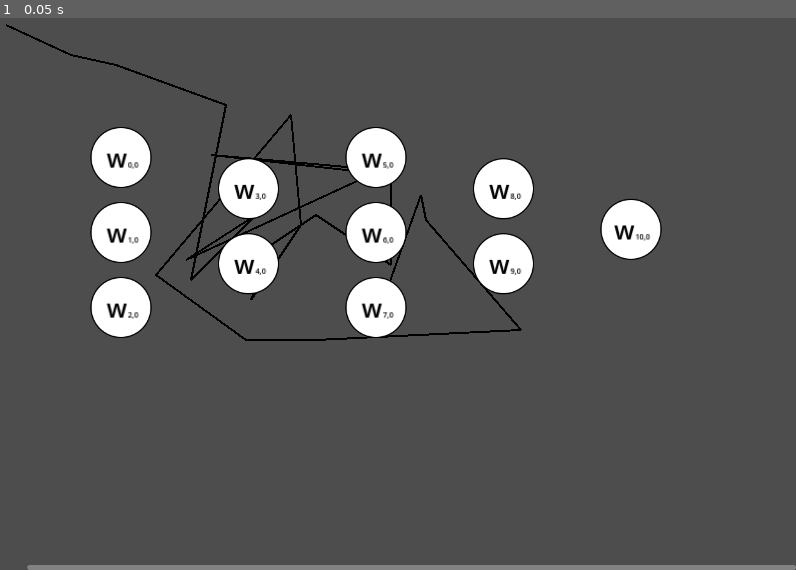
Above: before the commit, frame 1.
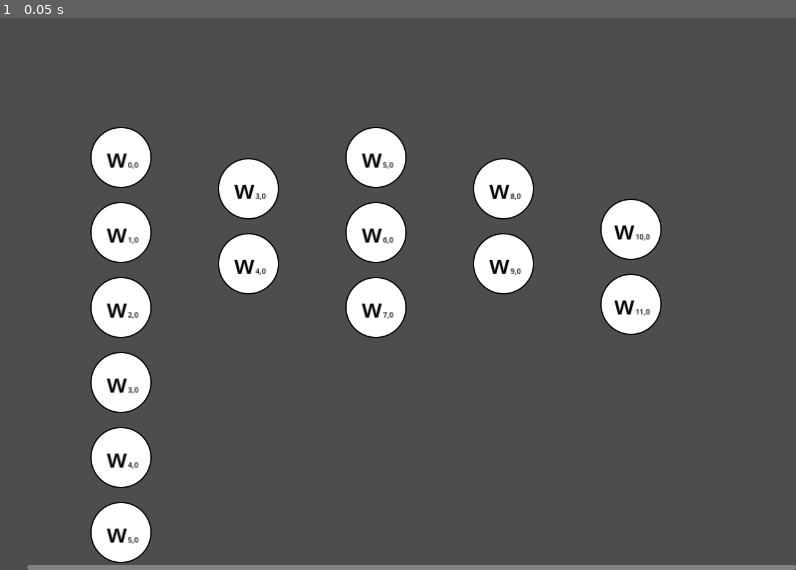
Above: after the commit, the same moment.

Repository: ShiroTsuma-github/GODOT_CONCEPT
Game: Godot game, scene res://src/node_2d.tscn
Two runs of this game, one before a commit and one after it. Both use one fixed random seed, a clock stepped at 60 frames per second and the inputs below.
Inputs:
- Up to frame 1 (0.05 s): no input

The runs differ from the first frame. In frame 1, 3.5% of the frame differs, in the area x 0-84%, y 1-99%.

Commit message:
Added Editor control to see changes

Diff:
--- a/src/Scenes/Perceptron.tscn
+++ b/src/Scenes/Perceptron.tscn
@@ -18,6 +18,7 @@
 texture = ExtResource("1_ojfca")
 script = ExtResource("2_m66v4")
 display_weight = true
+weight = 4.0
 metadata/_edit_lock_ = true
 
 [node name="Area2D" type="Area2D" parent="."]
--- a/src/Scripts/Layer/PerceptronNumbering.gd
+++ b/src/Scripts/Layer/PerceptronNumbering.gd
@@ -1,9 +1,20 @@
+@tool
 extends MarginContainer
 
+@onready var layer = get_child(0)
+
 @export var start_index: int = 0
-@export var base_children_count: int = 0
-@onready var layer = get_child(0)
+@export var base_children_count: int = 0 :
+	get:
+		return base_children_count
+	set(value):
+		base_children_count = value
+		if Engine.is_editor_hint():
+			var layer = get_child(0)
+			recalc_perceptron_count()
+
 var base_perceptron = load("res://src/Scenes/Perceptron.tscn")
+var added_count: int = 0
 
 # Called when the node enters the scene tree for the first time.
 func _ready():
@@ -26,3 +37,16 @@
 	new_perceptron.position_index = start_index + layer.get_child_count()
 	new_perceptron.display_weight = false
 	layer.add_child(new_perceptron)
+
+func recalc_perceptron_count():
+	var diff = base_children_count + added_count - layer.get_child_count()
+	for _i in range(diff):
+		add_perceptron()
+
+	if diff < 0:
+		diff = -diff
+		var children = layer.get_children()
+		children.reverse()
+		for _i in range(diff):
+			# layer.remove_child(children[0])
+			children[0].queue_free()
--- a/src/node_2d.tscn
+++ b/src/node_2d.tscn
@@ -1,11 +1,7 @@
-[gd_scene load_steps=4 format=3 uid="uid://bghuicsgtoey6"]
+[gd_scene load_steps=3 format=3 uid="uid://bghuicsgtoey6"]
 
 [ext_resource type="Script" path="res://src/place_perceptrons.gd" id="1_mjmoc"]
 [ext_resource type="PackedScene" uid="uid://bpatolwa2i45n" path="res://src/Scenes/Layer.tscn" id="2_qijxd"]
-
-[sub_resource type="Curve" id="Curve_7lybv"]
-_data = [Vector2(0.475728, 0.315789), 0.0, 0.0, 0, 0]
-point_count = 1
 
 [node name="MainScene" type="Node2D"]
 script = ExtResource("1_mjmoc")
@@ -27,7 +23,7 @@
 [node name="Layer" parent="MarginContainer/ScrollContainer/HBoxContainer" instance=ExtResource("2_qijxd")]
 layout_mode = 2
 start_index = 0
-base_children_count = 3
+base_children_count = 11
 
 [node name="Layer2" parent="MarginContainer/ScrollContainer/HBoxContainer" instance=ExtResource("2_qijxd")]
 layout_mode = 2
@@ -50,10 +46,4 @@
 layout_mode = 2
 theme_override_constants/margin_top = 165
 start_index = 10
-base_children_count = 1
-
-[node name="Line2D" type="Line2D" parent="MarginContainer"]
-z_index = -1
-points = PackedVector2Array(16, 88, 120, 136, 192, 152, 368, 216, 312, 496, 416, 392, 304, 464, 616, 320, 344, 296, 632, 328, 632, 472, 512, 392, 440, 440, 408, 528, 488, 408, 472, 232, 256, 488, 400, 592, 512, 592, 840, 576, 688, 400, 680, 360, 625.014, 512.739, 608, 560)
-width_curve = SubResource("Curve_7lybv")
-default_color = Color(0, 0, 0, 1)
+base_children_count = 2
